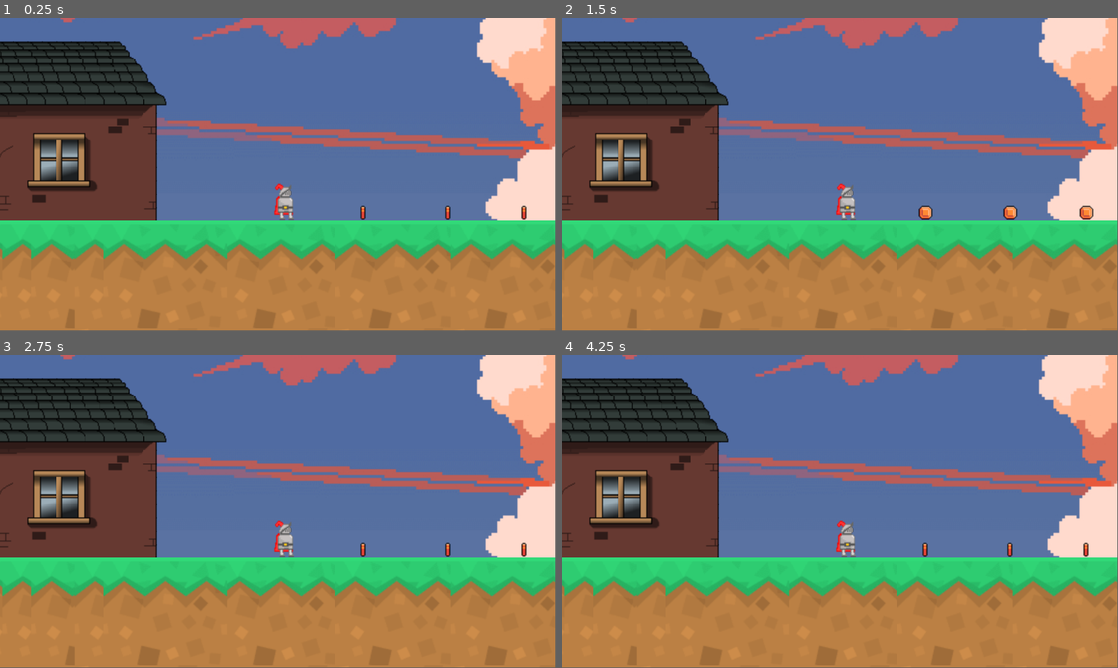
Above: before the commit, frames 1-4 (two rows, left to right).
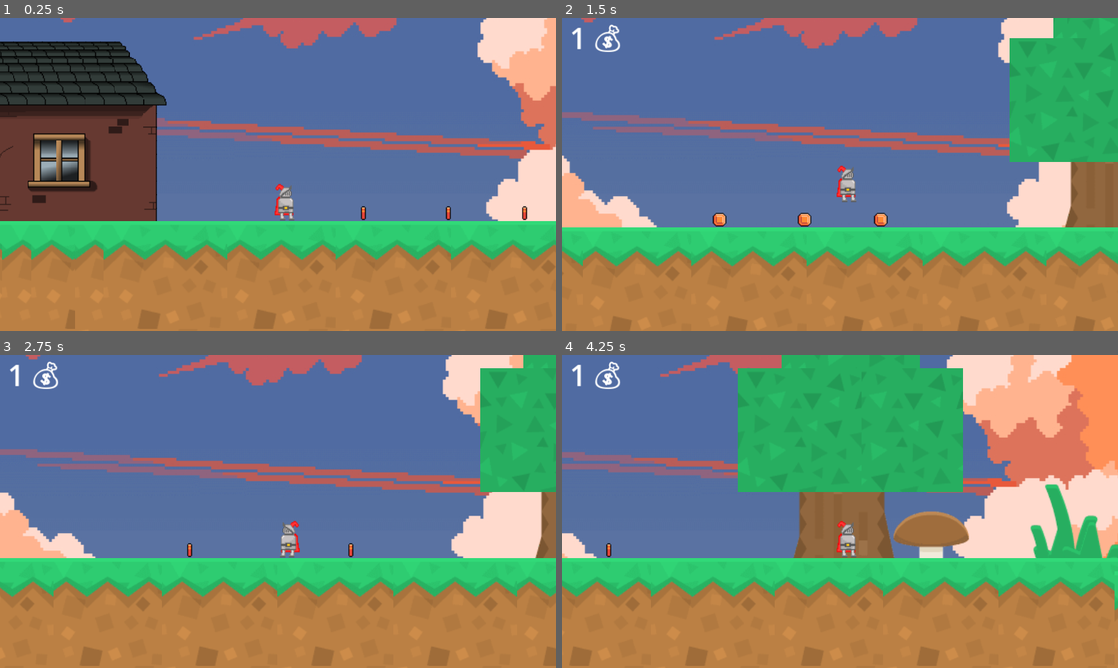
Above: after the commit, the same moments.

Repository: NotCritKai/TCITC
Game: Godot game, scene res://scenes/Scene1GAME.tscn
The game is run twice, just before and just after one commit, with the same random seed, the same clock (stepped at 60 frames per second) and the same inputs. Before the commit the project has no main scene; this scene is started directly in both runs.
Inputs:
- Up to frame 1 (0.25 s): no input
- Up to frame 2 (1.5 s): hold D (move_right, bound only after the commit) from 0.53 s (still down); tap W (jump, bound only after the commit) at 0.6, 0.77, 1.07, 1.35 s
- Up to frame 3 (2.75 s): tap W (jump, bound only after the commit) at 1.52, 1.82, 2.1 s; release D (move_right, bound only after the commit) at 2.03 s; hold A (move_left, bound only after the commit) from 2.03 s (still down)
- Up to frame 4 (4.25 s): release A (move_left, bound only after the commit) at 2.78 s; hold D (move_right, bound only after the commit) from 2.78 s (still down); tap W (jump, bound only after the commit) at 2.85, 3.02, 3.32, 3.6, 3.77, 4.07 s
In our replay, the window is 799x449 before the commit and 800x450 after it. These sizes can differ from the game's own. Grey fills any space a smaller window leaves; there, only what the larger window draws over its background counts as a difference.

The runs differ from the first frame. In frame 1, 2.1% of the frame differs, in the area x 0-100%, y 0-100%; in frame 2, 41%; in frame 3, 34%; in frame 4, 60%.

Commit message:
Movement

Diff:
--- a/project.godot
+++ b/project.godot
@@ -11,5 +11,33 @@
 [application]
 
 config/name="TCITC"
+run/main_scene="res://scenes/Scene1GAME.tscn"
 config/features=PackedStringArray("4.2", "Forward Plus")
 config/icon="res://icon.svg"
+
+[display]
+
+window/stretch/mode="canvas_items"
+window/stretch/aspect="keep_width"
+
+[input]
+
+move_left={
+"deadzone": 0.5,
+"events": [Object(InputEventKey,"resource_local_to_scene":false,"resource_name":"","device":0,"window_id":0,"alt_pressed":false,"shift_pressed":false,"ctrl_pressed":false,"meta_pressed":false,"pressed":false,"keycode":0,"physical_keycode":65,"key_label":0,"unicode":0,"echo":false,"script":null)
+, Object(InputEventKey,"resource_local_to_scene":false,"resource_name":"","device":0,"window_id":0,"alt_pressed":false,"shift_pressed":false,"ctrl_pressed":false,"meta_pressed":false,"pressed":false,"keycode":0,"physical_keycode":4194319,"key_label":0,"unicode":0,"echo":false,"script":null)
+]
+}
+move_right={
+"deadzone": 0.5,
+"events": [Object(InputEventKey,"resource_local_to_scene":false,"resource_name":"","device":0,"window_id":0,"alt_pressed":false,"shift_pressed":false,"ctrl_pressed":false,"meta_pressed":false,"pressed":false,"keycode":0,"physical_keycode":68,"key_label":0,"unicode":0,"echo":false,"script":null)
+, Object(InputEventKey,"resource_local_to_scene":false,"resource_name":"","device":0,"window_id":0,"alt_pressed":false,"shift_pressed":false,"ctrl_pressed":false,"meta_pressed":false,"pressed":false,"keycode":0,"physical_keycode":4194321,"key_label":0,"unicode":0,"echo":false,"script":null)
+]
+}
+jump={
+"deadzone": 0.5,
+"events": [Object(InputEventKey,"resource_local_to_scene":false,"resource_name":"","device":0,"window_id":0,"alt_pressed":false,"shift_pressed":false,"ctrl_pressed":false,"meta_pressed":false,"pressed":false,"keycode":0,"physical_keycode":87,"key_label":0,"unicode":0,"echo":false,"script":null)
+, Object(InputEventKey,"resource_local_to_scene":false,"resource_name":"","device":0,"window_id":0,"alt_pressed":false,"shift_pressed":false,"ctrl_pressed":false,"meta_pressed":false,"pressed":false,"keycode":0,"physical_keycode":32,"key_label":0,"unicode":0,"echo":false,"script":null)
+, Object(InputEventKey,"resource_local_to_scene":false,"resource_name":"","device":0,"window_id":0,"alt_pressed":false,"shift_pressed":false,"ctrl_pressed":false,"meta_pressed":false,"pressed":false,"keycode":0,"physical_keycode":4194320,"key_label":0,"unicode":0,"echo":false,"script":null)
+]
+}
